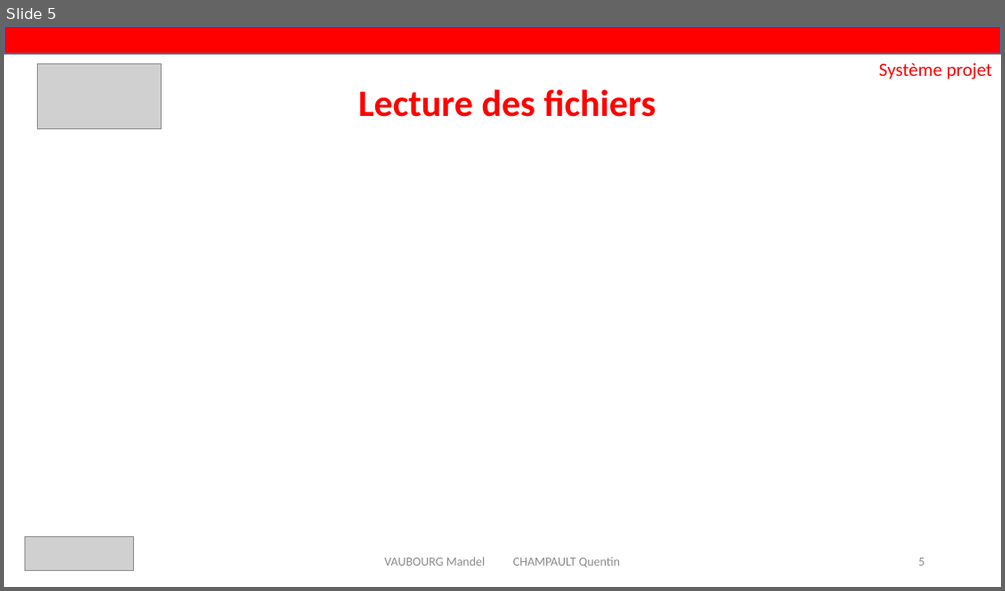
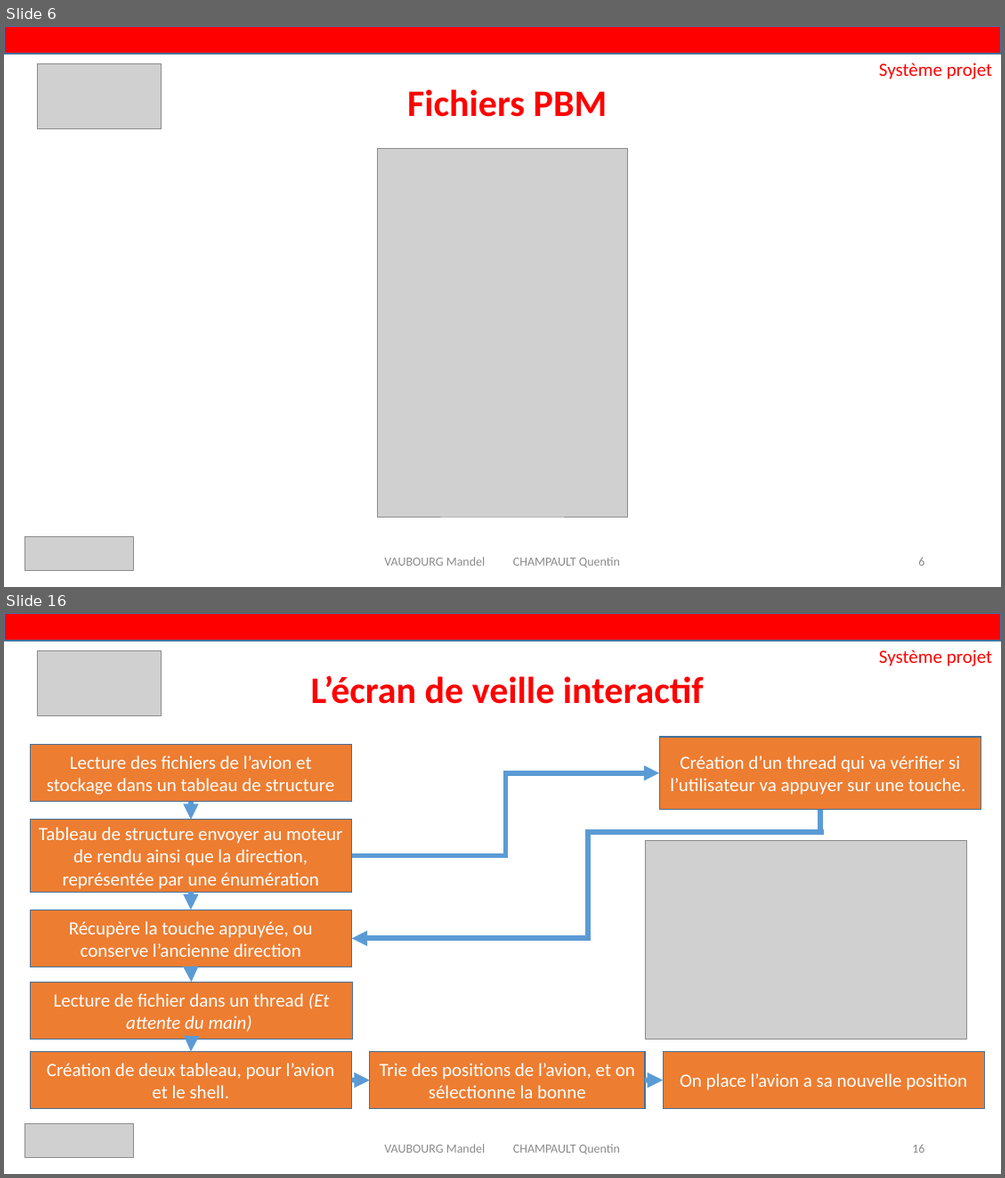
Before and after one commit to Akitoshi02/ExiaScreen, a slide deck: Rapport de fin + Powerpoint/exia.pptx. Shown one above the other, each under a label of ours: slide 5 before the commit, slides 6 and 16 after it; the slides between them are not shown. The pictures are 1005x591 and 1005x1178 pixels, drawn with LibreOffice and Linux fonts; fonts in the diff are those of the drawing; grey boxes stand for pictures. Boxes give left, top, right and bottom in pixels: in the first picture for what was removed or moved away, otherwise in the second. Text is boxed around its words. In the diff, an @@ line names an element or a change of style, - is before the commit and + after.

```diff
--- a/Rapport de fin + Powerpoint/exia.pptx
+++ b/Rapport de fin + Powerpoint/exia.pptx
@@ slide 16 added at (4,613,1001,1174), background #FFFFFF @@
@@ rectangle added at (4,613,1001,641), fill #FF0000, outline #43739E 1 pt @@
@@ picture added at (37,651,161,715) @@
@@ text added at (879,649,992,666), 18 pt, text #FF0000 @@
+Système projet
@@ title added at (311,675,704,704), 36 pt, text #FF0000, bold @@
+L’écran de veille interactif
@@ rectangle added at (30,745,352,803), fill #ED7D31, outline #43739E 1 pt, 18 pt, text #FFFFFF @@
+Lecture des fichiers de l’avion et stockage dans un tableau de structure
@@ rectangle added at (659,737,980,809), fill #ED7D31, outline #43739E 1 pt, 18 pt, text #FFFFFF @@
+Création d’un thread qui va vérifier si l’utilisateur va appuyer sur une touche.
@@ elbow arrow added from (352, 855) to (659, 773), #5B9BD5 5 pt @@
@@ rectangle added at (30,819,352,892), fill #ED7D31, outline #43739E 1 pt, 18 pt, text #FFFFFF @@
+Tableau de structure envoyer au moteur de rendu ainsi que la direction, représentée par une énumération
@@ arrow added from (191, 802) to (191, 819), #5B9BD5 5 pt @@
@@ line added from (821, 810) to (821, 833), #5B9BD5 5 pt @@
@@ elbow arrow added from (824, 832) to (352, 938), #5B9BD5 5 pt @@
@@ picture added at (645,840,967,1039) @@
@@ arrow added from (191, 892) to (191, 910), #5B9BD5 5 pt @@
@@ rectangle added at (30,910,352,967), fill #ED7D31, outline #43739E 1 pt, 18 pt, text #FFFFFF @@
+Récupère la touche appuyée, ou conserve l’ancienne direction
@@ rectangle added at (30,981,352,1039), fill #ED7D31, outline #43739E 1 pt, 18 pt, text #FFFFFF @@
+Lecture de fichier dans un thread (Et attente du main)
@@ arrow added from (191, 966) to (192, 981), #5B9BD5 5 pt @@
@@ arrow added from (192, 1039) to (191, 1051), #5B9BD5 5 pt @@
@@ rectangle added at (30,1051,352,1109), fill #ED7D31, outline #43739E 1 pt, 18 pt, text #FFFFFF @@
+Création de deux tableau, pour l’avion et le shell.
@@ rectangle added at (370,1051,645,1109), fill #ED7D31, outline #43739E 1 pt, 18 pt, text #FFFFFF @@
+Trie des positions de l’avion, et on sélectionne la bonne
@@ rectangle added at (663,1051,985,1109), fill #ED7D31, outline #43739E 1 pt, 18 pt, text #FFFFFF @@
+On place l’avion a sa nouvelle position
@@ arrow added from (352, 1080) to (370, 1080), #5B9BD5 5 pt @@
@@ arrow added from (645, 1080) to (663, 1080), #5B9BD5 5 pt @@
@@ picture added at (25,1124,133,1158) @@
@@ text added at (384,1143,620,1154), 12 pt, text #8C8C8C @@
+VAUBOURG Mandel CHAMPAULT Quentin
@@ page number added at (912,1144,924,1152), 12 pt, text #8C8C8C @@
+16
@@ what was slide 5 is now slide 6 @@
@@ slide 6 changed as well @@
@@ title at (407,89,607,117): text changed @@
-Lecture des fichiers
+Fichiers PBM
@@ picture added at (378,149,628,516) @@
```
Also in this commit, not shown: 5 other slides changed, 11 other slides added.
